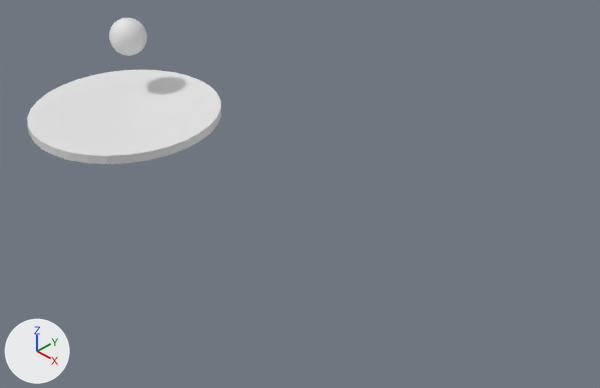
What one commit did to the Blender file concave_ball.blend.
Rendered twice from a camera (50 mm lens) standing at (1.373, -0.853, 0.797) and looking at (0.494, 0.024, 0.006). The lights are fixed; the arrows at lower left show +X, +Y and +Z.
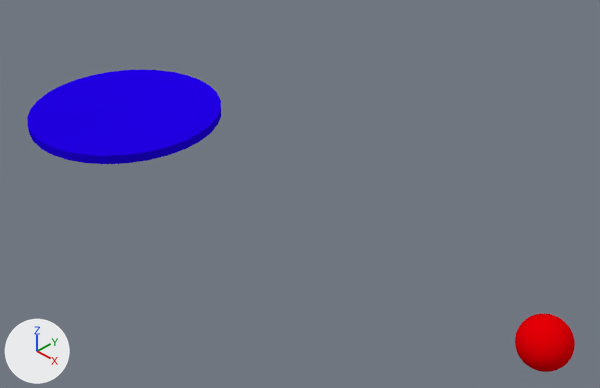
Location of each change, (x1, y1, x2, y2) in pixels of the pictures (600 x 388 px):
'Sphere', recoloured (white to blue): (27, 70, 221, 164) in both
'Sphere.001', recoloured, moved: before (109, 18, 147, 56); after (515, 314, 575, 372)

The edits, one by one:
Material 'Rouge' (mat_rouge) is new.
Its base color is (0.8, 0.0, 0.00219) (red #e70007).
Material 'Material.001' (mat_material_001) is new.
Its base color is (0.0154, 0.0, 0.8) (blue #2100e7).
me_sphere has 962 vertices, 1760 faces and spans x -0.199..0.199, y -0.201..0.201, z -0.021..0.014.
me_sphere now uses material mat_material_001 (blue #2100e7).
me_sphere_002 has 482 vertices, 512 faces and spans x -0.04..0.04, y -0.04..0.04, z -0.04..0.04.
me_sphere_002 now uses material mat_rouge (red #e70007).
Object 'Sphere.001' (ob_sphere_001) moves from (-0.08, 0.077, 0.123) to (1.0, 0.0, 0.0).
